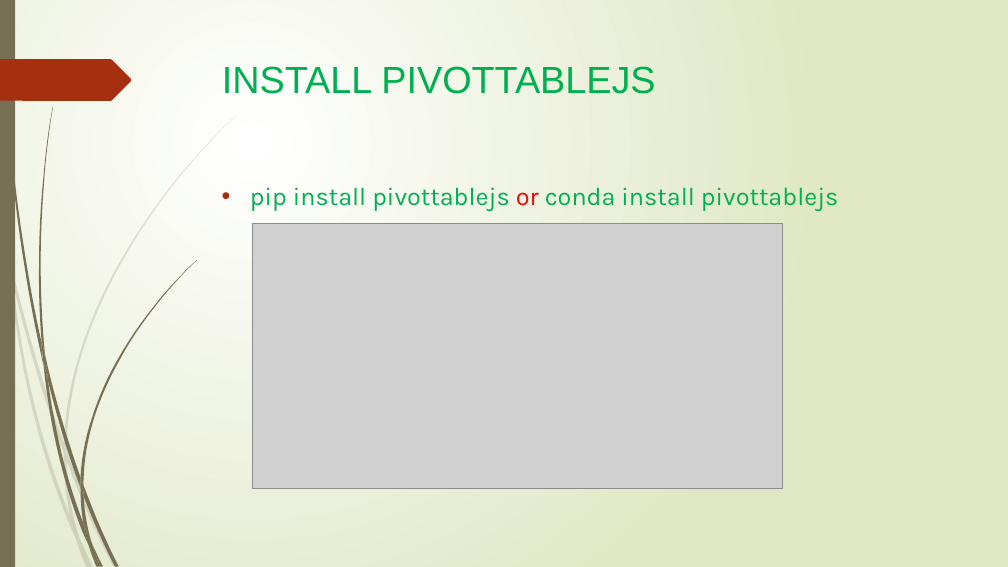
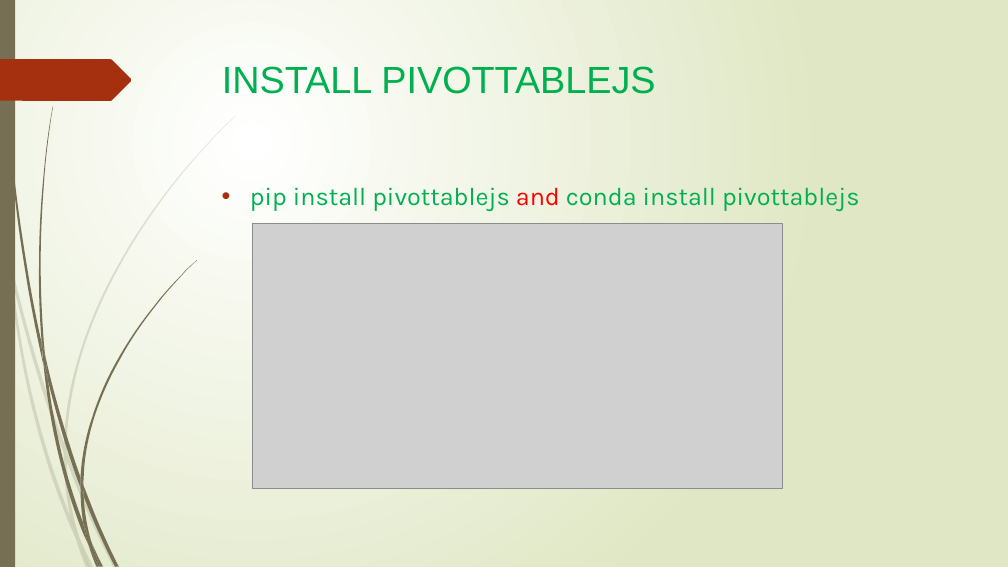
Before and after one commit to joblackpoc/StudyJupyter, a slide deck: slide 11 of Pro_report_2018.pptx. Drawn at 1008x567 pixels with LibreOffice and Linux fonts; fonts in the diff are those of the drawing; grey boxes stand for pictures. Boxes give left, top, right and bottom in pixels: in the first picture for what was removed or moved away, otherwise in the second. Text is boxed around its words. In the diff, an @@ line names an element or a change of style, - is before the commit and + after.

```diff
--- a/Pro_report_2018.pptx
+++ b/Pro_report_2018.pptx
@@ text at <box>250,187,860,211</box>: text changed @@
-• pip install pivottablejs or conda install pivottablejs
+• pip install pivottablejs and conda install pivottablejs
```
Also in this commit, not shown: 1 other slide changed.
